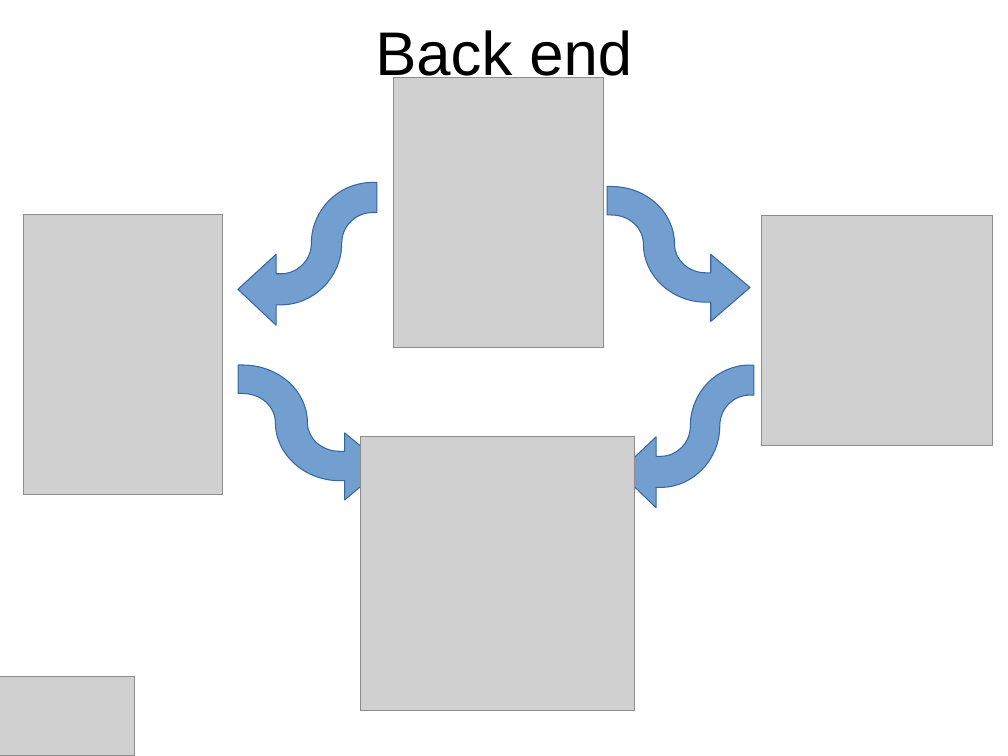
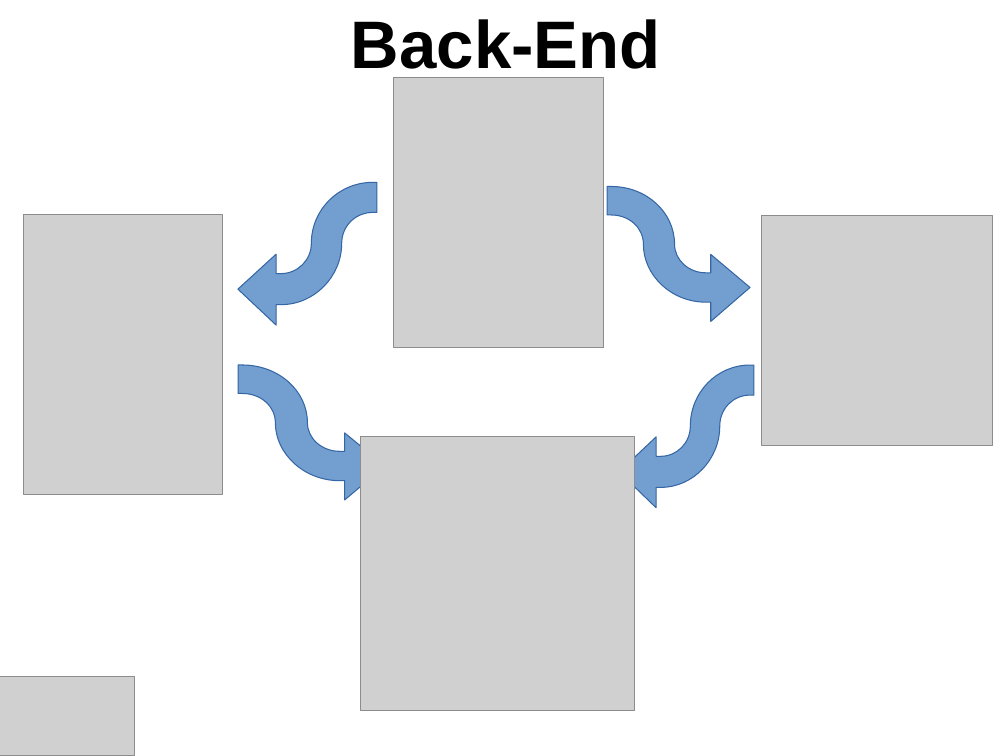
Before and after one commit to TonyDMorris/plunder-presentation, a slide deck: slide 4 of plunder.ppt (slide 3 before the commit). Drawn at 1008x756 pixels with LibreOffice and Linux fonts; fonts in the diff are those of the drawing; grey boxes stand for pictures; background and template pictures are left out. Boxes give left, top, right and bottom in pixels: in the first picture for what was removed or moved away, otherwise in the second. Text is boxed around its words. In the diff, an @@ line names an element or a change of style, - is before the commit and + after.

```diff
--- a/plunder.ppt
+++ b/plunder.ppt
@@ text "Back-End" at <box>351,19,661,80</box>: vertical alignment middle to top @@
@@ text at <box>351,19,661,80</box>: text changed; size 44 to 48 pt; bold on @@
-Back end
+Back-End
@@ freeform shape at <box>238,182,377,326</box>: outline redrawn @@
```
Also in this commit, not shown: 1 other slide changed, 4 slides added, 1 slide removed, 1 other file.
